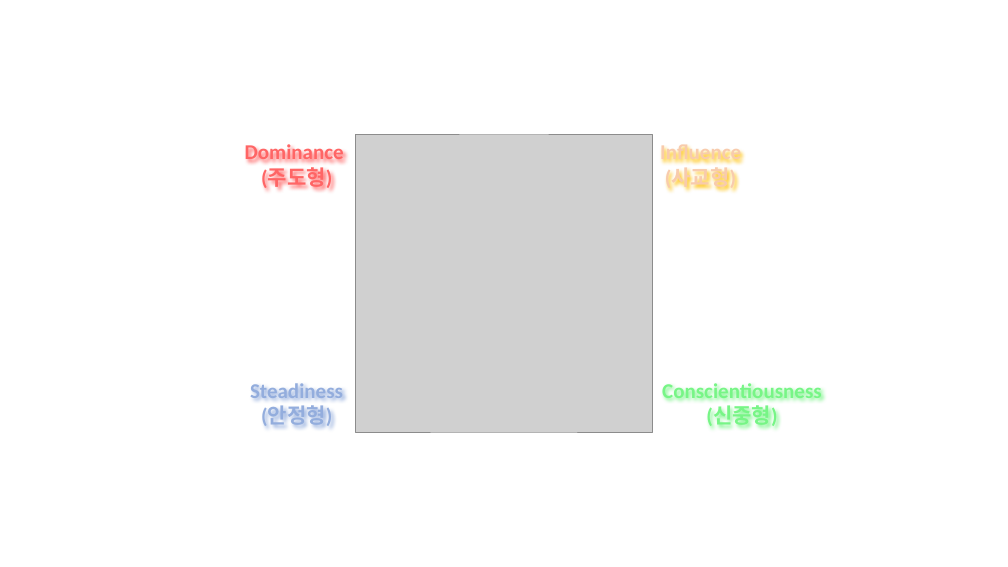
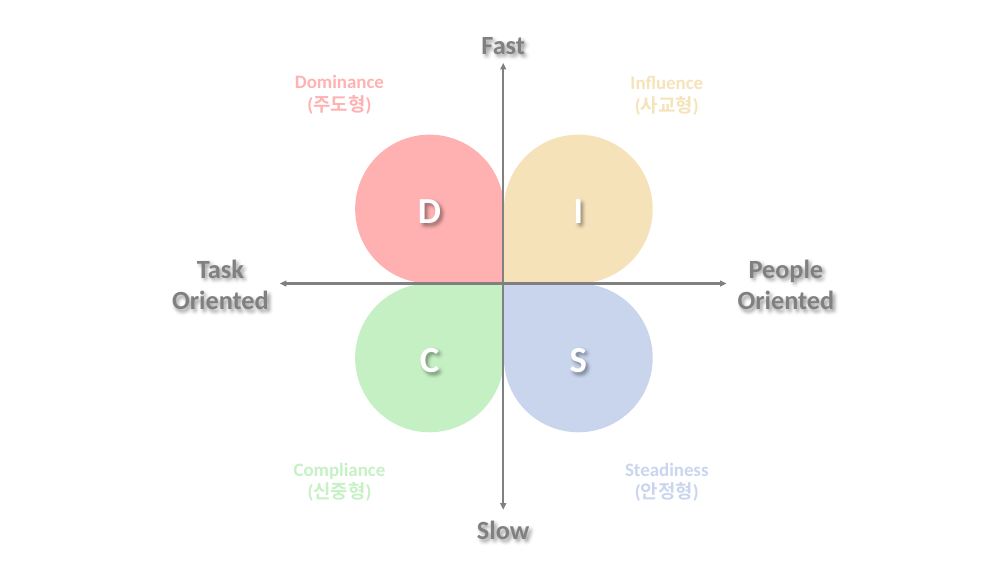
Before and after one commit to 8ugust/8ugust-disc, a slide deck: slide 6 of src/img/IMG.pptx (slide 2 before the commit). Drawn at 1008x567 pixels with LibreOffice and Linux fonts; fonts in the diff are those of the drawing; grey boxes stand for pictures. Boxes give left, top, right and bottom in pixels: in the first picture for what was removed or moved away, otherwise in the second. Text is boxed around its words. In the diff, an @@ line names an element or a change of style, - is before the commit and + after.

```diff
--- a/src/img/IMG.pptx
+++ b/src/img/IMG.pptx
@@ text "Dominance" moved from (x1=245, y1=142, x2=344, y2=191) to (x1=295, y1=75, x2=384, y2=114) @@
@@ text "Dominance" at (x1=295, y1=75, x2=384, y2=114): size 20 to 18 pt, text colour #FF6565 to #FFB2B2 @@
@@ group removed at (x1=355, y1=104, x2=822, y2=432): 2 texts, 1 picture, 1 rectangle @@
-Conscientiousness
-(신중형)
-Influence
-(사교형)
@@ text "Steadiness" moved from (x1=250, y1=383, x2=343, y2=429) to (x1=625, y1=463, x2=708, y2=500) @@
@@ text "Steadiness" at (x1=625, y1=463, x2=708, y2=500): size 20 to 18 pt, text colour #93ADDD to #C9D6EE @@
@@ group added at (x1=172, y1=37, x2=835, y2=539): 8 texts, 4 teardrops, 2 double arrows @@
+D
+I
+C
+S
+Fast
+Task
+Oriented
+People
+Oriented
+Slow
```
Also in this commit, not shown: 5 slides added, 3 slides removed, 10 other files.
